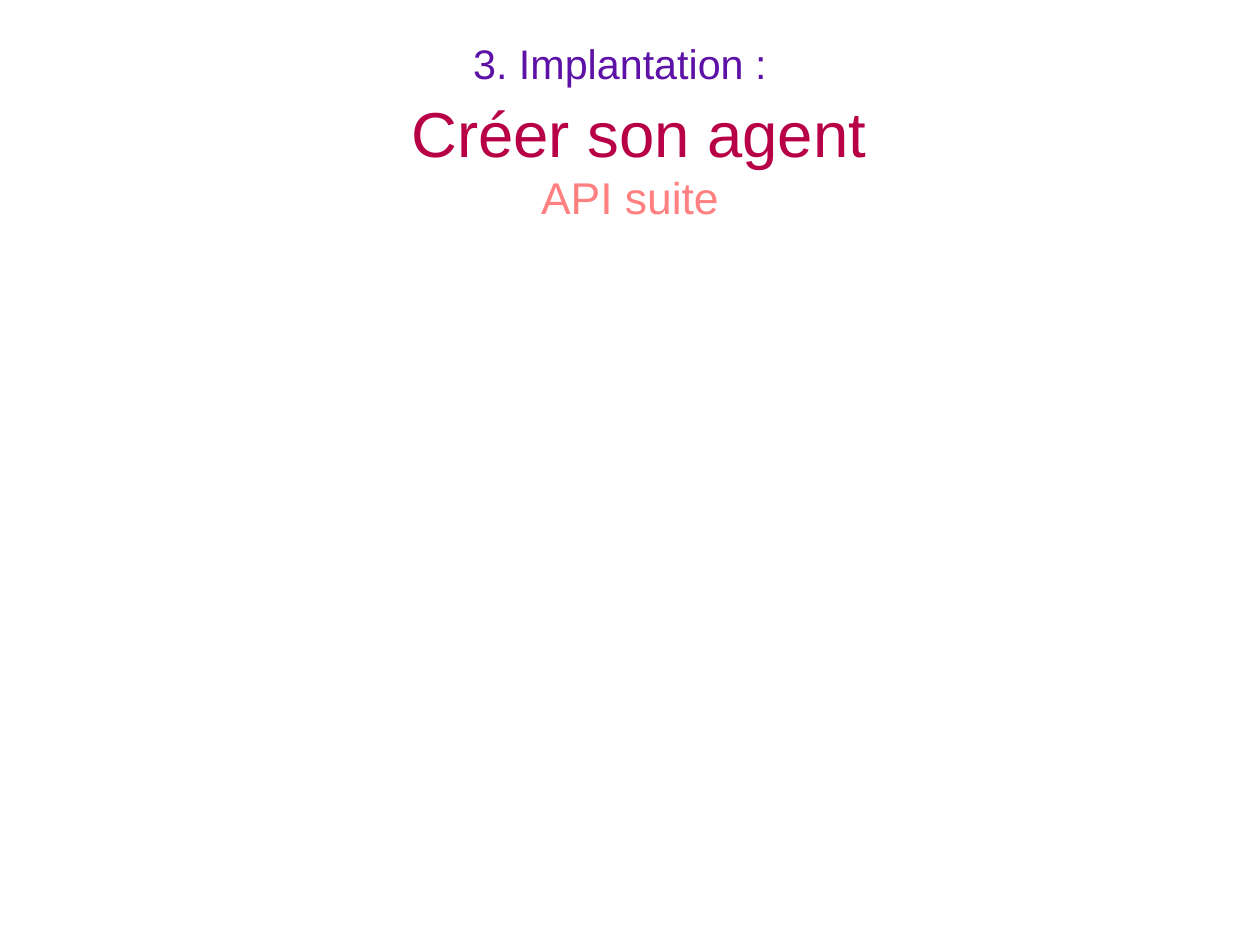
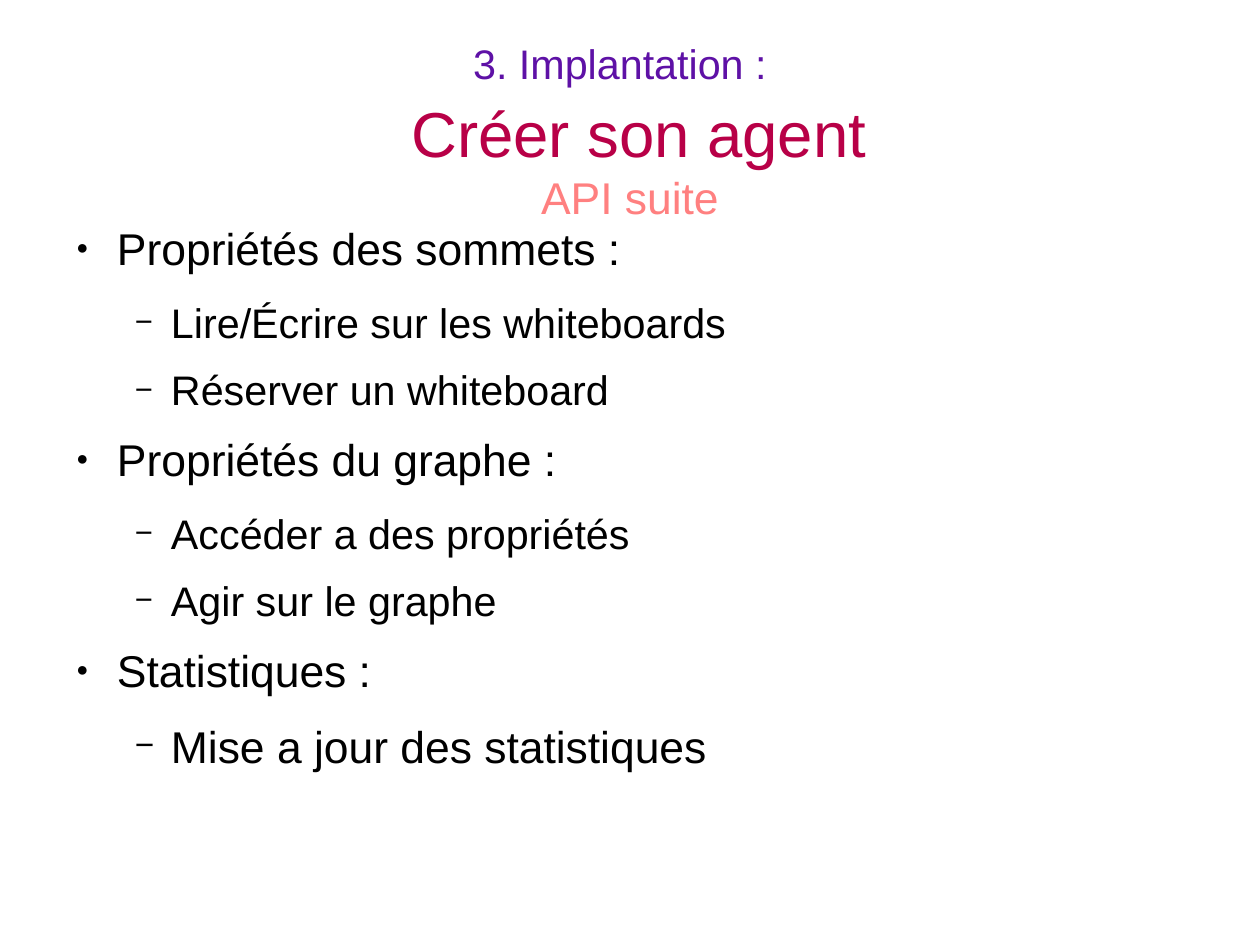
Before and after one commit to BackupTheBerlios/visidia-svn, a slide deck: slide 19 of trunk/doc/soutenance/soutenance.odp. Drawn at 1260x945 pixels with LibreOffice and Linux fonts; fonts in the diff are those of the drawing. Boxes give left, top, right and bottom in pixels: in the first picture for what was removed or moved away, otherwise in the second. Text is boxed around its words. In the diff, an @@ line names an element or a change of style, - is before the commit and + after.

```diff
--- a/trunk/doc/soutenance/soutenance.odp
+++ b/trunk/doc/soutenance/soutenance.odp
@@ text added at bbox=[117, 232, 725, 772], 26 pt, text #000000 @@
+● Propriétés des sommets :
+  − Lire/Écrire sur les whiteboards
+  − Réserver un whiteboard
+● Propriétés du graphe :
+  − Accéder a des propriétés
+  − Agir sur le graphe
+● Statistiques :
+  − Mise a jour des statistiques
```
Also in this commit, not shown: 1 other slide changed.
